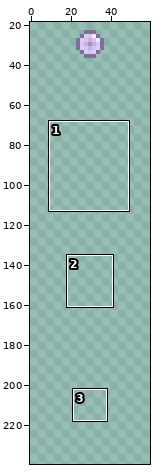
Two versions of one sprite sheet, Content/Projectiles/PlasmaProjectiles/PlasmaBullet.png. The picture above shows the old version from afar; the outline marks the close-up.
Close-up. Before the commit:
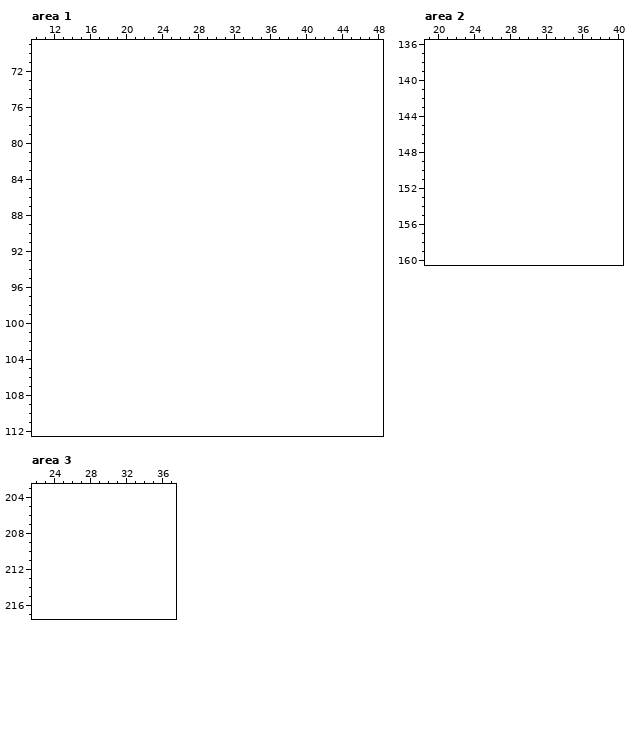
The file is 14x14 pixels. Colours within 5 levels of each other are drawn and written as one. Shown: area 1: x 10..48, y 69..112; area 2: x 19..40, y 136..160; area 3: x 22..37, y 203..217. The old version is drawn lined up with the new one, on the new canvas. The wide view leaves out empty margins. The commit also changed other parts of the picture, which this record leaves out.
New version:
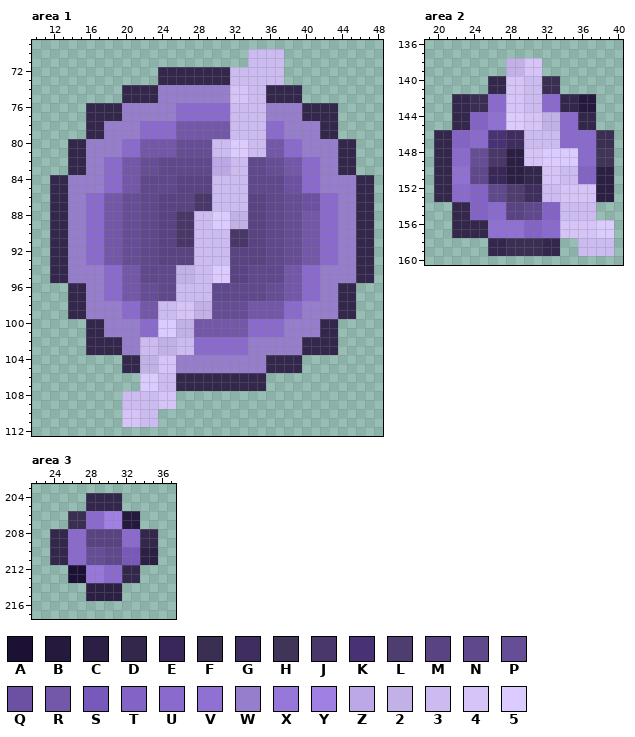
Palette (. is transparent): A #1d1035  B #26193e  C #2c1f44  D #34274c  E #382758  F #3b2e53  G #3e2d5e  H #413459  J #483768  K #483175  L #4e3d6e  M #594382  N #5f488c  P #664e96  Q #6c50a1  R #7357a8  S #7858ba  T #8363c5  U #8a6acc  V #9070d2  W #977ecc  X #9777d9  Y #a080e2  Z #bca8e7  2 #c2b1e7  3 #ccbbf1  4 #d6c3f7  5 #dccbff
The exact change:
canvas 14x14 -> 60x240, the old top-left corner now at 23,23
Changed rows in their new state; - is an unchanged pixel.
Area 1:
first column x 12:
 70 ----------------------3333----------
 71 ----------------------3333----------
 72 ------------DDDDDDDD333333----------
 73 ------------DDDDDDDD333333----------
 74 --------DDDDWWWWWWWW4433DDDD--------
 75 --------DDDDWWWWWWWW4433DDDD--------
 76 ----DDDDWWWWWWUUUUUU3333WWWWDDDD----
 77 ----DDDDWWWWWWUUUUUU3333WWWWDDDD----
 78 ----DDWWWWUUUURRRRRR3333UUWWWWDD----
 79 ----DDWWWWUUUURRRRRR3333UUWWWWDD----
 80 --DDWWWWUURRRRPPPP335533RRUUWWWWDD--
 81 --DDWWWWUURRRRPPPP335533RRUUWWWWDD--
 82 --DDWWUURRPPNNNNNNZZ33NNPPRRUUWWDD--
 83 --DDWWUURRPPNNNNNNZZ33NNPPRRUUWWDD--
 84 DDWWWWUURRNNNNMMMM3333NNNNQQUUWWWWDD
 85 DDWWWWUURRNNNNMMMM3333NNNNQQUUWWWWDD
 86 DDWWUURRPPNNMMMMJJ3333MMNNPPQQUUWWDD
 87 DDWWUURRPPNNMMMMJJ3333MMNNPPQQUUWWDD
 88 DDWWUURRPPNNMMJJ335522MMNNPPRRUUWWDD
 89 DDWWUURRPPNNMMJJ335522MMNNPPRRUUWWDD
 90 DDWWUURRPPNNMMJJ3333JJMMNNPPRRUUWWDD
 91 DDWWUURRPPNNMMJJ3333JJMMNNPPRRUUWWDD
 92 DDWWUURRPPNNMMMM3333MMMMNNPPRRUUWWDD
 93 DDWWUURRPPNNMMMM3333MMMMNNPPRRUUWWDD
 94 DDWWWWUURRNNNN223355MMNNNNRRUUWWWWDD
 95 DDWWWWUURRNNNN223355MMNNNNRRUUWWWWDD
 96 --DDWWUURRPPNN3333NNNNNNPPRRUUWWDD--
 97 --DDWWUURRPPNN3333NNNNNNPPRRUUWWDD--
 98 --DDWWWWUURR334422PPPPRRRRUUWWWWDD--
 99 --DDWWWWUURR334422PPPPRRRRUUWWWWDD--
100 ----DDWWWWUU5522RRRRRRUUUUWWWWDD----
101 ----DDWWWWUU5522RRRRRRUUUUWWWWDD----
102 ----DDDDWW332233UUUUUUWWWWWWDDDD----
103 ----DDDDWW332233UUUUUUWWWWWWDDDD----
104 --------DD2244WWWWWWWWWWDDDD--------
105 --------DD2244WWWWWWWWWWDDDD--------
106 ----------5533DDDDDDDDDD------------
107 ----------5533DDDDDDDDDD------------
108 --------333344----------------------
109 --------333344----------------------
110 --------4433------------------------
111 --------4433------------------------
Area 2:
first column x 20:
138 --------2244--------
139 --------2244--------
140 ------DD4433FF------
141 ------DD4433FF------
142 --DDFFUU4433UUDDBB--
143 --DDFFUU4433UUDDBB--
144 --DDTTVV554422UUDD--
145 --DDTTVV554422UUDD--
146 DDTTUUKKGG3333UUUUFF
147 DDTTUUKKGG3333UUUUFF
148 DDUUPPJJCC445555UUHH
149 DDUUPPJJCC445555UUHH
150 DDVVNNEECCDD4433TTCC
151 DDVVNNEECCDD4433TTCC
152 DDUUTTNNLLGG334444CC
153 DDUUTTNNLLGG334444CC
154 --DDTTUUMMNNTT3333--
155 --DDTTUUMMNNTT3333--
156 --DDDDVVVVTTUU444455
157 --DDDDVVVVTTUU444455
158 ------DDFFFFDD--3333
159 ------DDFFFFDD--3333
Area 3:
first column x 24:
204 ----DDDD----
205 ----DDDD----
206 --FFUUYYBB--
207 --FFUUYYBB--
208 DDUUMMMMUUDD
209 DDUUMMMMUUDD
210 DDUUPPNNSSCC
211 DDUUPPNNSSCC
212 --AAXXUUDD--
213 --AAXXUUDD--
214 ----CCCC----
215 ----CCCC----
Boxes around the changes in both close-ups, in picture pixels (x1, y1, x2, y2):
added: (50, 49, 374, 427)
added: (434, 58, 614, 256)
added: (50, 493, 158, 601)
